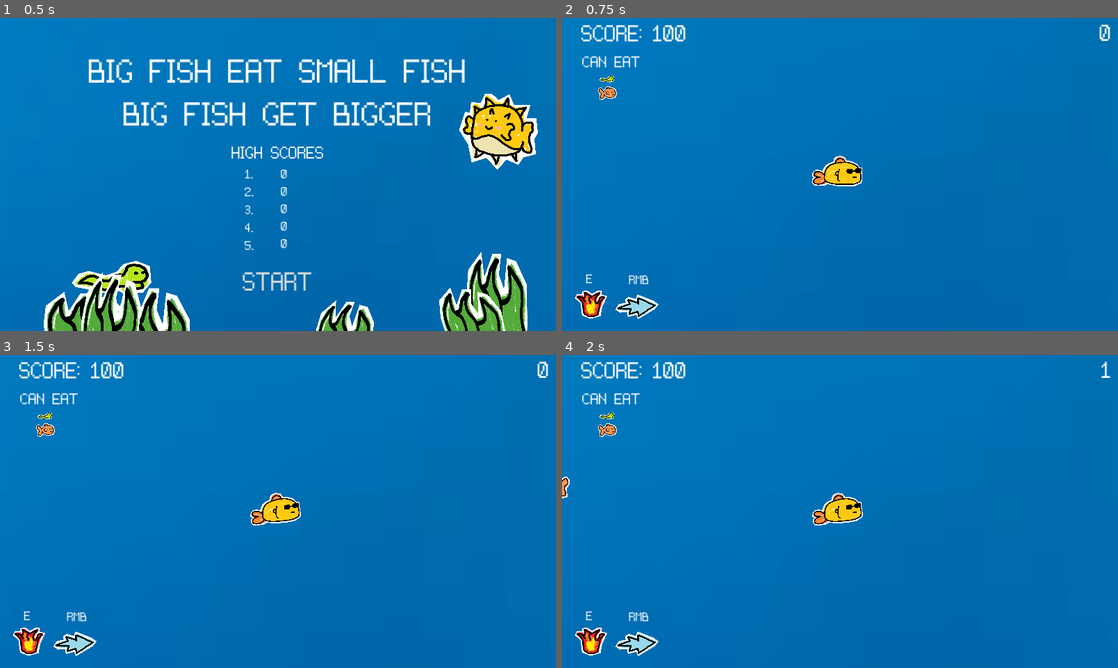
Above: before the commit, frames 1-4 (two rows, left to right).
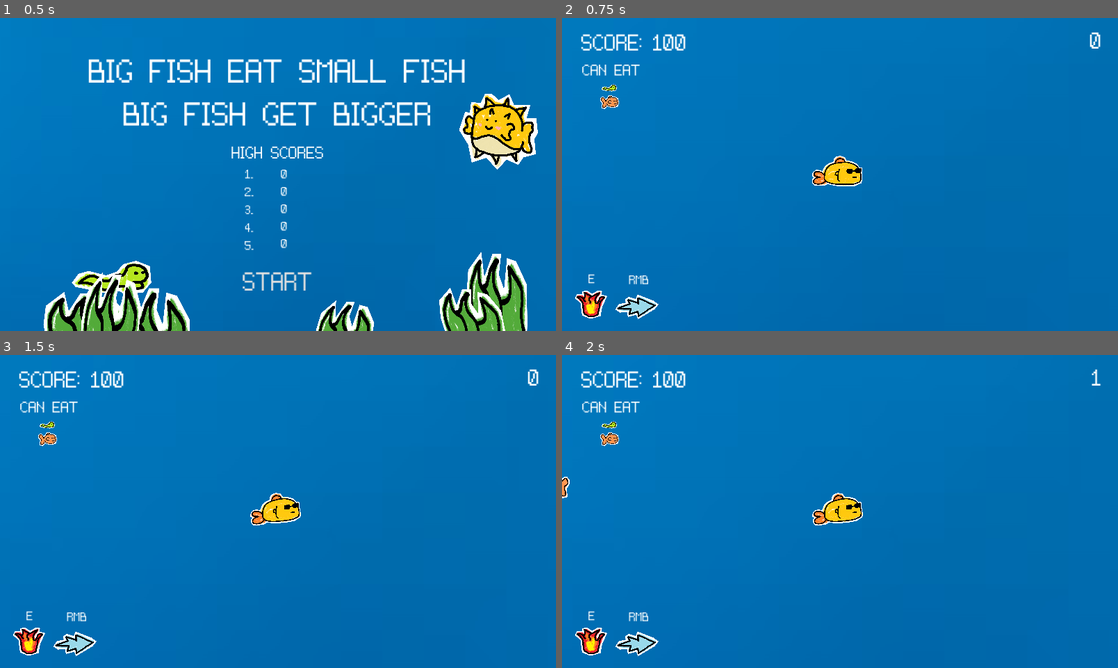
Above: after the commit, the same moments.

Repository: bryanjhdang/gmtk2024
Game: Godot game, scene res://scenes/menu.tscn
The game is run twice, just before and just after one commit, with the same random seed, the same clock (stepped at 60 frames per second) and the same inputs.
Inputs (mouse positions are in pixels of both pictures, inside the frame that each line leads up to):
- Up to frame 1 (0.5 s): no input
- Up to frame 2 (0.75 s): click "START" at 0.5 s
- Up to frame 3 (1.5 s): tap Enter at 1.25 s; move the mouse to (400, 495) at 1.27 s; tap W (chomp) at 1.35 s
- Up to frame 4 (2 s): no input

Frame 1 is identical in both runs. In frame 2, 1.5% of the frame differs, in the area x 3-99%, y 2-85%; in frame 3, 1.5%; in frame 4, 1.5%.

Commit message:
fix insta lose bug

Diff:
--- a/scenes/hud.tscn
+++ b/scenes/hud.tscn
@@ -13,10 +13,10 @@
 script = ExtResource("1_wgdbc")
 
 [node name="timerLabel" type="Label" parent="."]
-offset_left = 1029.0
-offset_top = -32.0
-offset_right = 1139.0
-offset_bottom = 92.0
+offset_left = 1009.0
+offset_top = -16.0
+offset_right = 1119.0
+offset_bottom = 108.0
 size_flags_horizontal = 8
 size_flags_vertical = 0
 theme_override_fonts/font = ExtResource("2_afe6v")
@@ -29,9 +29,9 @@
 [node name="canEatLabel" type="Label" parent="."]
 unique_name_in_owner = true
 offset_left = 42.0
-offset_top = 69.0
-offset_right = 157.0
-offset_bottom = 114.0
+offset_top = 86.0
+offset_right = 163.0
+offset_bottom = 131.0
 size_flags_horizontal = 0
 size_flags_vertical = 0
 theme_override_fonts/font = ExtResource("2_afe6v")
@@ -40,9 +40,9 @@
 
 [node name="scoreLabel" type="Label" parent="."]
 offset_left = 40.0
-offset_top = 2.0
-offset_right = 154.0
-offset_bottom = 59.0
+offset_top = 21.0
+offset_right = 161.0
+offset_bottom = 78.0
 size_flags_horizontal = 0
 size_flags_vertical = 0
 theme_override_fonts/font = ExtResource("2_afe6v")
@@ -56,9 +56,9 @@
 wait_time = 10.0
 
 [node name="Label" type="Label" parent="FrenzyIcon"]
-offset_left = 34.0
+offset_left = 39.0
 offset_top = -30.0
-offset_right = 74.0
+offset_right = 79.0
 offset_bottom = 2.0
 theme_override_fonts/font = ExtResource("2_afe6v")
 theme_override_font_sizes/font_size = 24
@@ -80,22 +80,22 @@
 text = "RMB"
 
 [node name="Fish1" type="Sprite2D" parent="."]
-position = Vector2(94, 127)
+position = Vector2(98.66, 145.7)
 scale = Vector2(0.04, 0.04)
 texture = ExtResource("5_nr0dw")
 
 [node name="Fish2" type="Sprite2D" parent="."]
-position = Vector2(95, 155)
+position = Vector2(99.66, 173.7)
 scale = Vector2(0.04, 0.04)
 texture = ExtResource("7_ey7gs")
 
 [node name="Fish3" type="Sprite2D" parent="."]
-position = Vector2(95, 196)
+position = Vector2(99.66, 214.7)
 scale = Vector2(0.04, 0.04)
 texture = ExtResource("7_2whka")
 
 [node name="Fish4" type="Sprite2D" parent="."]
-position = Vector2(100, 248)
+position = Vector2(104.66, 266.7)
 scale = Vector2(0.04, 0.04)
 texture = ExtResource("6_vfl3p")
 
--- a/scripts/shark.gd
+++ b/scripts/shark.gd
@@ -1,4 +1,5 @@
 extends "res://scripts/fish.gd"
 
 func _on_fish_body_entered(body: Node2D) -> void:
-	game_manager.set_game_over()
+	if body.is_in_group("player"):
+		game_manager.set_game_over()
